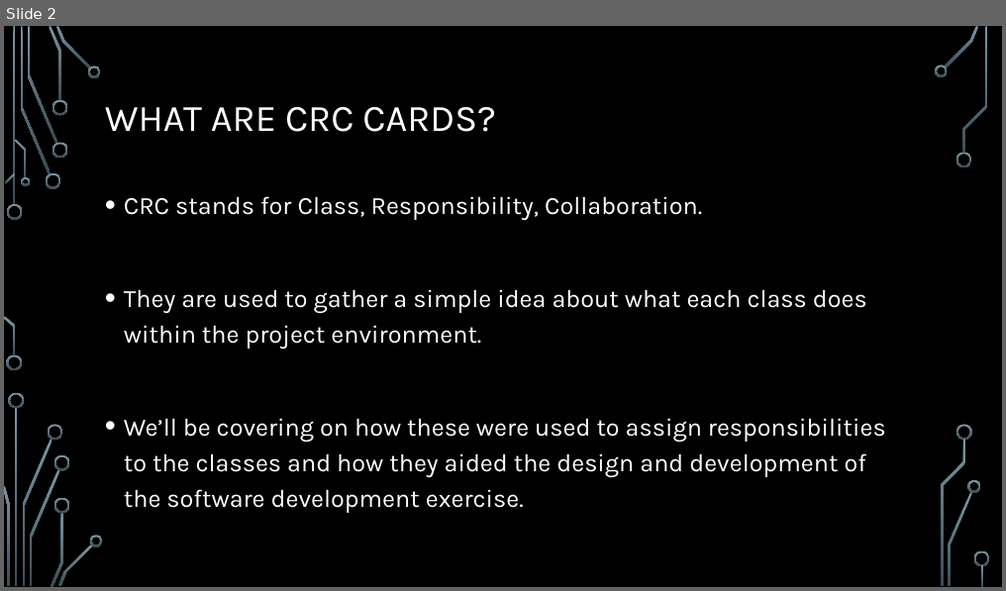
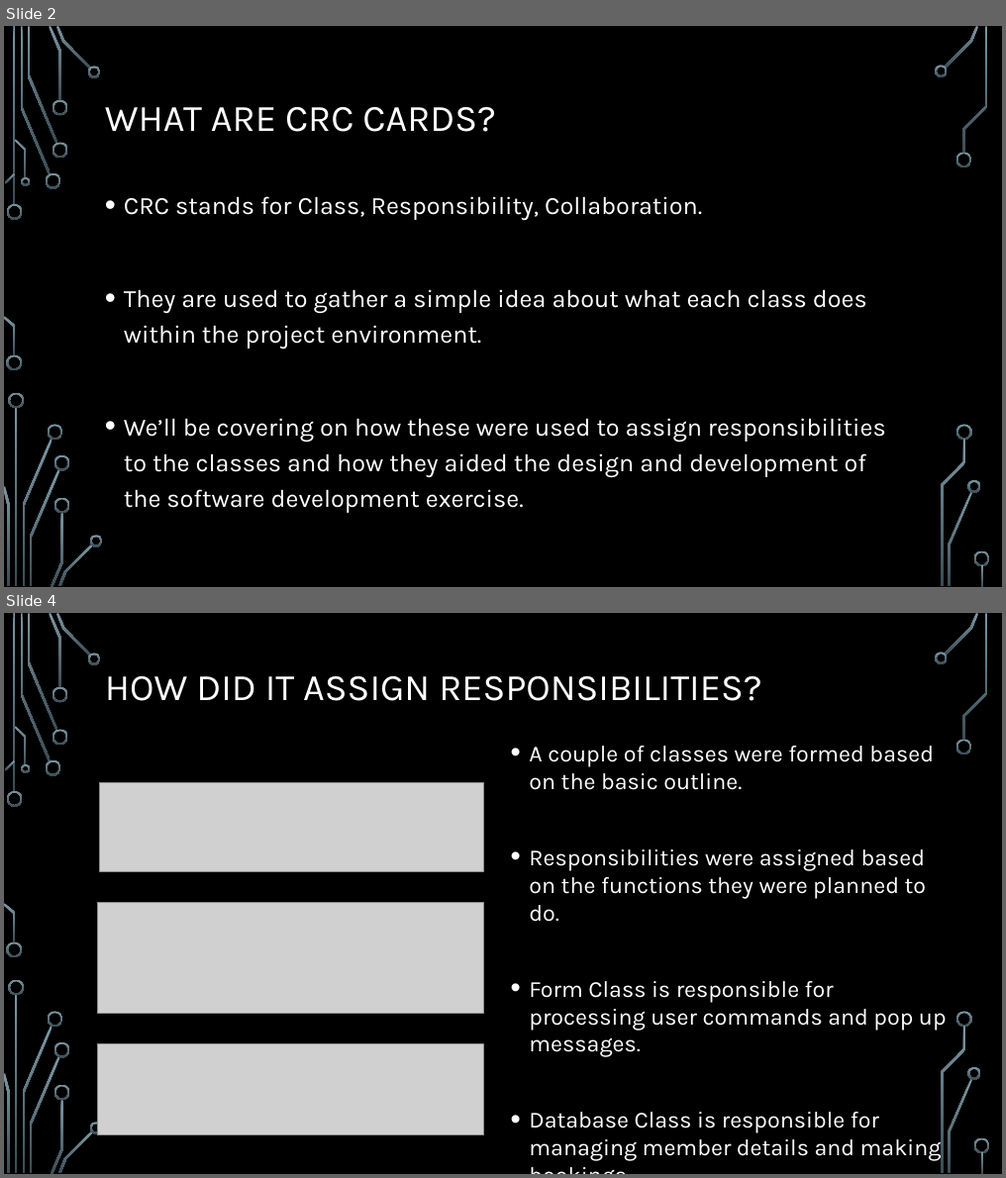
Before and after one commit to CodeBreaker707/Software-Systems-Development, a slide deck: Topic 4 - AE1.pptx. Shown one above the other, each under a label of ours: slide 2 before the commit, slides 2 and 4 after it; the slides between them are not shown. The pictures are 1006x591 and 1006x1178 pixels, drawn with LibreOffice and Linux fonts; fonts in the diff are those of the drawing; grey boxes stand for pictures; background and template pictures are left out. Boxes give left, top, right and bottom in pixels: in the first picture for what was removed or moved away, otherwise in the second. Text is boxed around its words. In the diff, an @@ line names an element or a change of style, - is before the commit and + after.

```diff
--- a/Topic 4 - AE1.pptx
+++ b/Topic 4 - AE1.pptx
@@ slide 4 added at box(4, 613, 1002, 1174), background picture (left out); not listed: 36 template elements that a slide beside it also shows @@
@@ title added at box(105, 676, 761, 701), 36 pt, text #FFFFFF @@
+HOW DID IT ASSIGN RESPONSIBILITIES?
@@ text added at box(529, 746, 946, 1161), 22.2 pt, text #FFFFFF @@
+• A couple of classes were formed based on the basic outline.
+• Responsibilities were assigned based on the functions they were planned to do.
+• Form Class is responsible for processing user commands and pop up messages.
+• Database Class is responsible for managing member details and making bookings.
@@ picture added at box(100, 783, 484, 872) @@
@@ picture added at box(98, 903, 484, 1014) @@
@@ picture added at box(98, 1045, 484, 1136) @@
```
Also in this commit, not shown: 1 slide changed, 2 other slides added, 1 slide removed, 4 other files.
